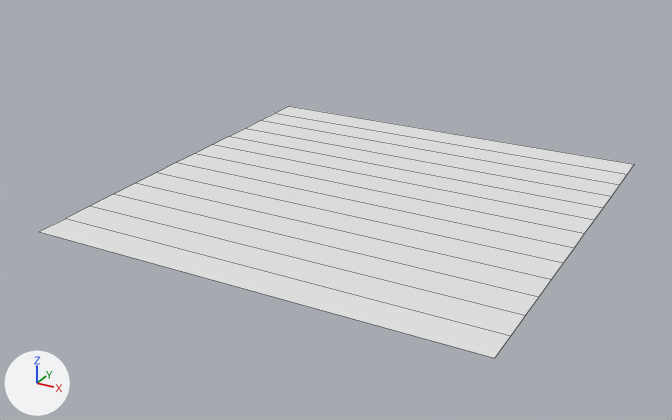
What one commit did to the FBX model Assets/_Project/Art/Models/Road/Road.fbx.
One viewpoint serves both versions: a 50 mm lens placed at (0.894, -1.248, 0.823), pointed at (-0.034, 0.439, -0.02). Lighting does not change. The marker at lower left points along +X, +Y and +Z. Mesh edges are drawn as thin lines. Where no turn or scale is listed for an object, it has been applied to the vertices.

Objects in the first picture: 'Road'.
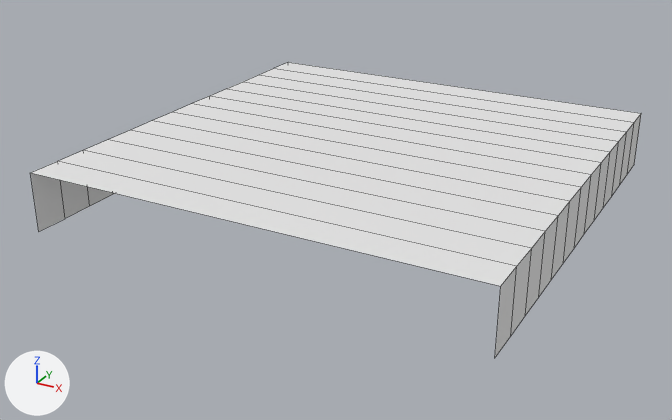
Where the change shows, as pixel boxes (x1, y1, x2, y2) in the pictures (672 x 420 px):
'Road', reshaped (17% taller): before (39, 106, 634, 358); after (31, 62, 641, 357)

What changed in the scene script:
```text
Change me_plane:
    used by ob_road; location = (0.0, 0.0, 0.0)
    remove me_plane.from_pydata(...)  # 28 vertices, 13 faces; spans x -0.5..0.5, y 0.0..1.0, z 0.0
    add me_plane.from_pydata(...)  # 56 vertices, 39 faces; spans x -0.5..0.5, y 0.0..1.0, z 0.0..0.132
    me_plane part 1
    13 faces are deleted
    28 new vertices lie (0.0, 0.0, 0.132) away from vertices in x -0.5..0.5, y 0.0..1.0, z 0.0
    39 new faces join them
```
